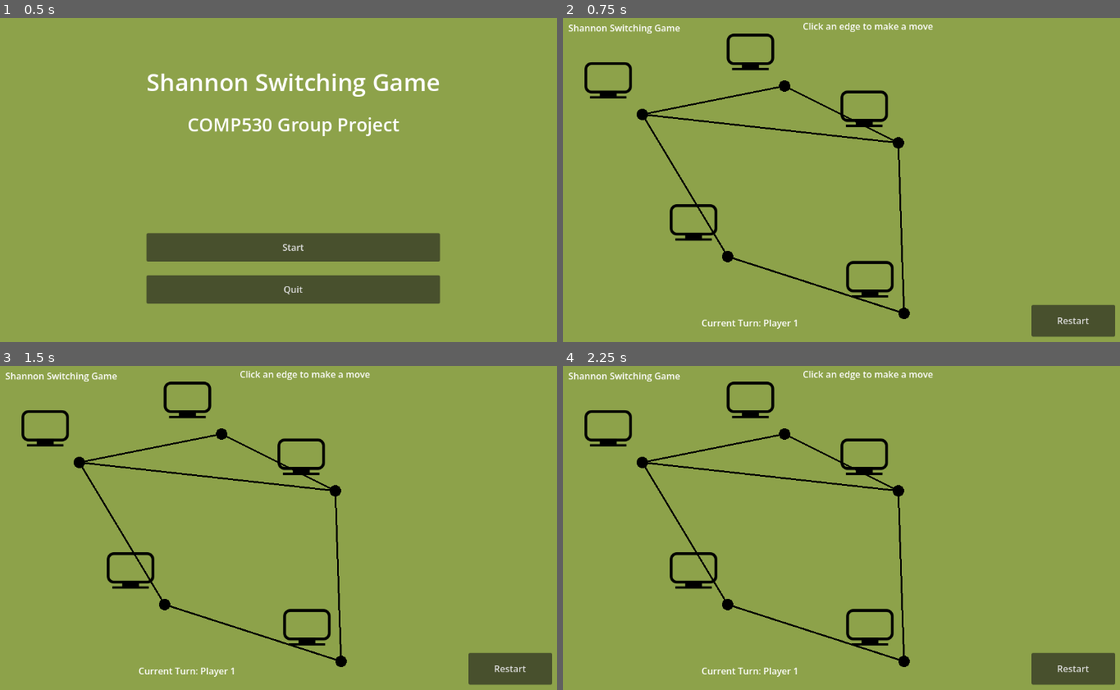
Above: before the commit, frames 1-4 (two rows, left to right).
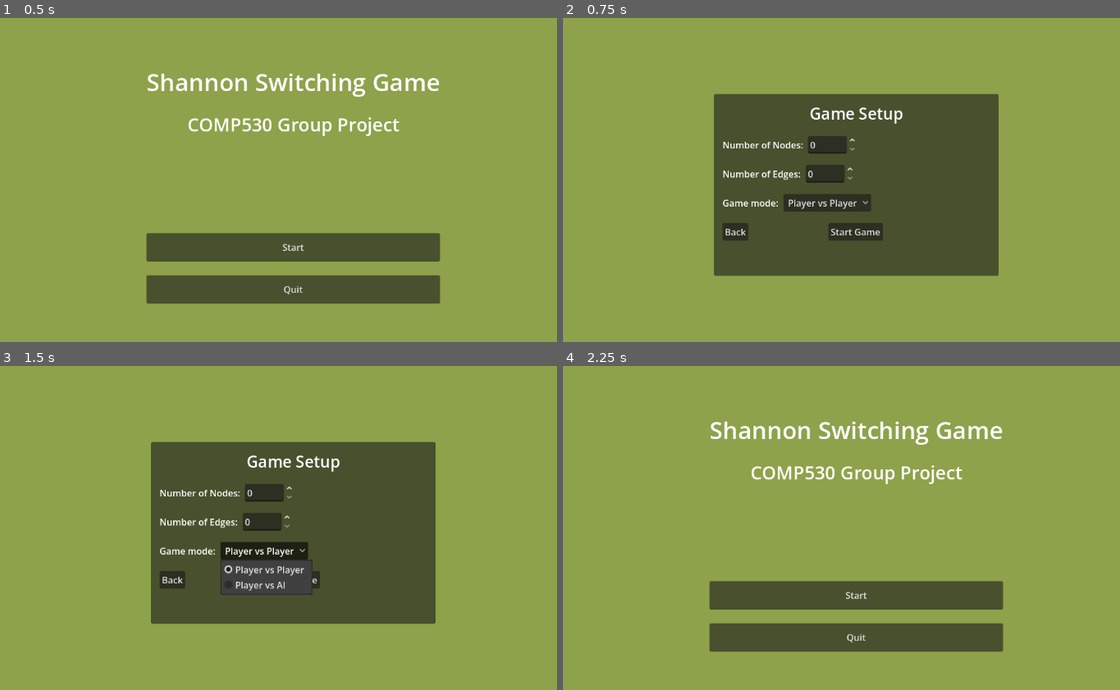
Above: after the commit, the same moments.

Repository: harv-sudo/Shannon-Switching-Game
Game: Godot game, scene res://scenes/mainMenu.tscn
Two runs of this game, one before a commit and one after it. Both use one fixed random seed, a clock stepped at 60 frames per second and the inputs below. Before the commit the project starts from res://scenes/main_menu.tscn.
Inputs (mouse positions are in pixels of both pictures, inside the frame that each line leads up to):
- Up to frame 1 (0.5 s): no input
- Up to frame 2 (0.75 s): click "Start" at 0.5 s
- Up to frame 3 (1.5 s): click (261, 550) at 1.25 s, where only the run after the commit has a clickable "Player vs Player"
- Up to frame 4 (2.25 s): click (735, 579) at 2 s, where only the run after the commit has a clickable "Back"

Frame 1 is identical in both runs. In frame 2, 33% of the frame differs, in the area x 1-100%, y 1-99%; in frame 3, 33%; in frame 4, 16%.

Commit message:
Add main menu and game setup UI flow

Diff:
--- /dev/null
+++ b/scenes/gameSetup.tscn
@@ -0,0 +1,83 @@
+[gd_scene format=3 uid="uid://qxl6va50twrc"]
+
+[ext_resource type="Script" uid="uid://rv7p7byyxj37" path="res://scripts/ui/gameSetup.gd" id="1_hcxev"]
+
+[node name="GameSetup" type="Control" unique_id=744022010]
+layout_mode = 3
+anchors_preset = 15
+anchor_right = 1.0
+anchor_bottom = 1.0
+grow_horizontal = 2
+grow_vertical = 2
+script = ExtResource("1_hcxev")
+
+[node name="CenterContainer" type="CenterContainer" parent="." unique_id=374982318]
+layout_mode = 1
+anchors_preset = 15
+anchor_right = 1.0
+anchor_bottom = 1.0
+grow_horizontal = 2
+grow_vertical = 2
+
+[node name="PanelContainer" type="PanelContainer" parent="CenterContainer" unique_id=2106717872]
+custom_minimum_size = Vector2(500, 320)
+layout_mode = 2
+
+[node name="MarginContainer" type="MarginContainer" parent="CenterContainer/PanelContainer" unique_id=388427991]
+layout_mode = 2
+theme_override_constants/margin_left = 15
+theme_override_constants/margin_top = 15
+theme_override_constants/margin_right = 15
+theme_override_constants/margin_bottom = 15
+
+[node name="VBoxContainer" type="VBoxContainer" parent="CenterContainer/PanelContainer/MarginContainer" unique_id=222594824]
+layout_mode = 2
+theme_override_constants/separation = 20
+
+[node name="TitleLabel" type="Label" parent="CenterContainer/PanelContainer/MarginContainer/VBoxContainer" unique_id=992129698]
+layout_mode = 2
+theme_override_font_sizes/font_size = 28
+text = "Game Setup"
+horizontal_alignment = 1
+
+[node name="NodesRow" type="HBoxContainer" parent="CenterContainer/PanelContainer/MarginContainer/VBoxContainer" unique_id=1964581317]
+layout_mode = 2
+
+[node name="NodesLabel" type="Label" parent="CenterContainer/PanelContainer/MarginContainer/VBoxContainer/NodesRow" unique_id=561775710]
+layout_mode = 2
+text = "Number of Nodes: "
+
+[node name="NodesSpinBox" type="SpinBox" parent="CenterContainer/PanelContainer/MarginContainer/VBoxContainer/NodesRow" unique_id=1464911728]
+layout_mode = 2
+
+[node name="EdgesRow" type="HBoxContainer" parent="CenterContainer/PanelContainer/MarginContainer/VBoxContainer" unique_id=1671500886]
+layout_mode = 2
+
+[node name="EdgesLabel" type="Label" parent="CenterContainer/PanelContainer/MarginContainer/VBoxContainer/EdgesRow" unique_id=1832150015]
+layout_mode = 2
+text = "Number of Edges: "
+
+[node name="SpinBox" type="SpinBox" parent="CenterContainer/PanelContainer/MarginContainer/VBoxContainer/EdgesRow" unique_id=20231730]
+layout_mode = 2
+
+[node name="ModeRow" type="HBoxContainer" parent="CenterContainer/PanelContainer/MarginContainer/VBoxContainer" unique_id=1785452102]
+layout_mode = 2
+
+[node name="ModeLabel" type="Label" parent="CenterContainer/PanelContainer/MarginContainer/VBoxContainer/ModeRow" unique_id=241370721]
+layout_mode = 2
+text = "Game mode: "
+
+[node name="ModeOptionButton" type="OptionButton" parent="CenterContainer/PanelContainer/MarginContainer/VBoxContainer/ModeRow" unique_id=1215012392]
+layout_mode = 2
+
+[node name="ButtonsRow" type="HBoxContainer" parent="CenterContainer/PanelContainer/MarginContainer/VBoxContainer" unique_id=859534166]
+layout_mode = 2
+theme_override_constants/separation = 141
+
+[node name="BackButton" type="Button" parent="CenterContainer/PanelContainer/MarginContainer/VBoxContainer/ButtonsRow" unique_id=919738138]
+layout_mode = 2
+text = "Back"
+
+[node name="StartGameButton" type="Button" parent="CenterContainer/PanelContainer/MarginContainer/VBoxContainer/ButtonsRow" unique_id=966791148]
+layout_mode = 2
+text = "Start Game"
--- a/scenes/main_menu.tscn
+++ b/scenes/mainMenu.tscn
@@ -1,6 +1,6 @@
 [gd_scene format=3 uid="uid://rkun70jouwsb"]
 
-[ext_resource type="Script" uid="uid://cise5uh5hmws1" path="res://scripts/ui/main_menu.gd" id="1_l6cm7"]
+[ext_resource type="Script" uid="uid://cise5uh5hmws1" path="res://scripts/ui/mainMenu.gd" id="1_qkhwq"]
 
 [node name="MainMenu" type="Control" unique_id=677604285]
 layout_mode = 3
@@ -9,7 +9,7 @@
 anchor_bottom = 1.0
 grow_horizontal = 2
 grow_vertical = 2
-script = ExtResource("1_l6cm7")
+script = ExtResource("1_qkhwq")
 
 [node name="CenterContainer" type="CenterContainer" parent="." unique_id=120979065]
 layout_mode = 1
--- /dev/null
+++ b/scripts/ui/gameSetup.gd
@@ -0,0 +1,18 @@
+extends Control
+
+@onready var mode_option_button: OptionButton = $CenterContainer/PanelContainer/MarginContainer/VBoxContainer/ModeRow/ModeOptionButton
+@onready var back_button: Button = $CenterContainer/PanelContainer/MarginContainer/VBoxContainer/ButtonsRow/BackButton
+@onready var start_game_button: Button = $CenterContainer/PanelContainer/MarginContainer/VBoxContainer/ButtonsRow/StartGameButton
+
+func _ready() -> void:
+	mode_option_button.add_item("Player vs Player")
+	mode_option_button.add_item("Player vs AI")
+
+	back_button.pressed.connect(_on_back_pressed)
+	start_game_button.pressed.connect(_on_start_game_pressed)
+
+func _on_back_pressed() -> void:
+	get_tree().change_scene_to_file("res://scenes/mainMenu.tscn")
+
+func _on_start_game_pressed() -> void:
+	get_tree().change_scene_to_file("res://testingScene.tscn")
--- a/scripts/ui/main_menu.gd
+++ b/scripts/ui/mainMenu.gd
@@ -8,7 +8,7 @@
 	quit_button.pressed.connect(_on_quit_pressed)
 
 func _on_start_pressed() -> void:
-	get_tree().change_scene_to_file("res://testingScene.tscn")
+	get_tree().change_scene_to_file("res://scenes/gameSetup.tscn")
 
 func _on_quit_pressed() -> void:
 	get_tree().quit()
Not shown, added: scripts/ui/gameSetup.gd.uid
Renamed: scripts/ui/main_menu.gd.uid -> scripts/ui/mainMenu.gd.uid
